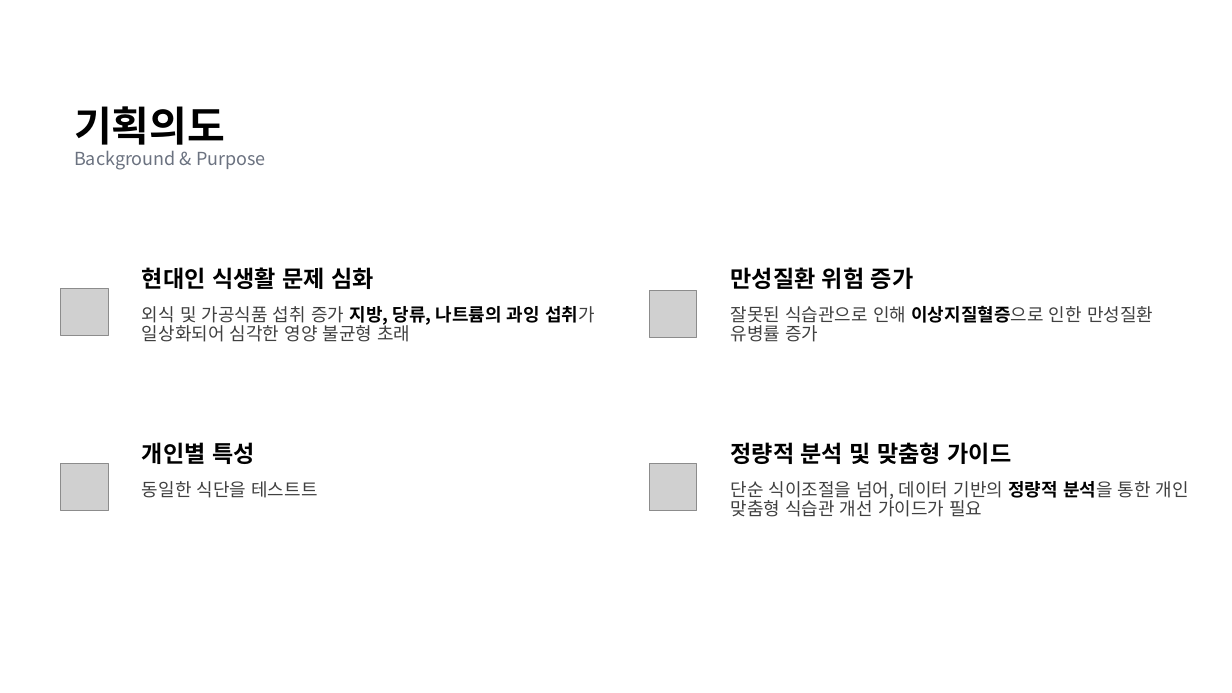
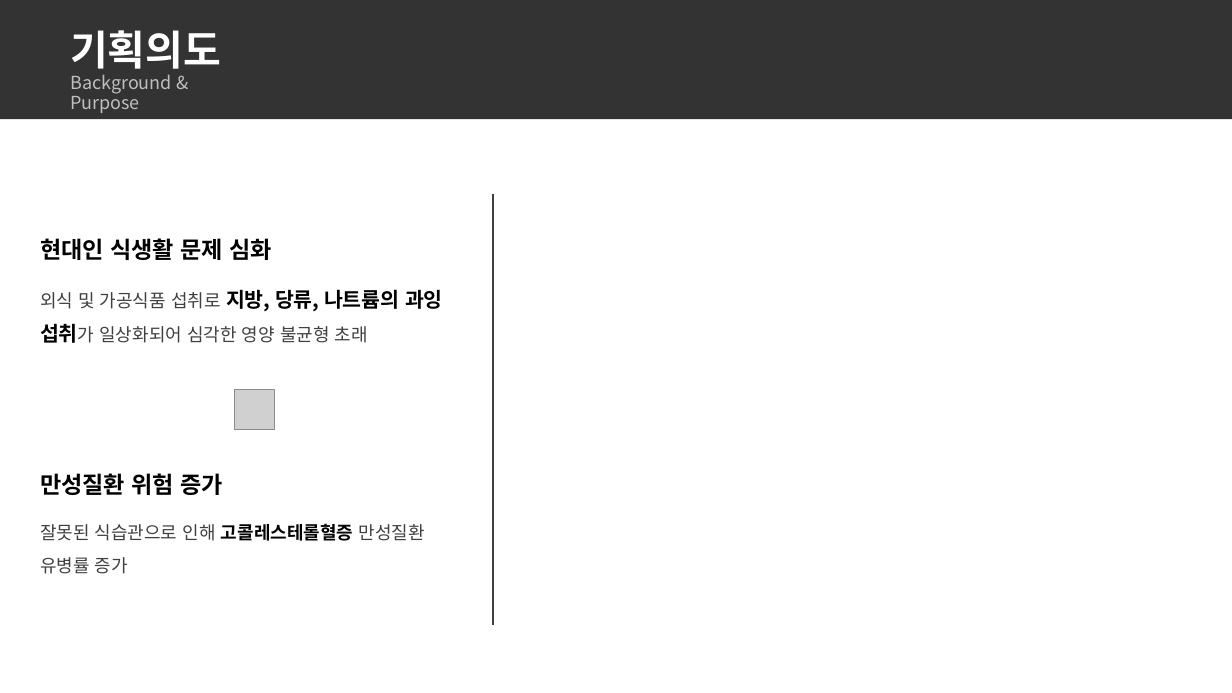
Before and after one commit to dc-inside/LeeSeungChan, a slide deck: slide 2 of 1차 프로젝트/기획서.pptx. Drawn at 1232x693 pixels with LibreOffice and Linux fonts; fonts in the diff are those of the drawing; grey boxes stand for pictures. Boxes give left, top, right and bottom in pixels: in the first picture for what was removed or moved away, otherwise in the second. Text is boxed around its words. In the diff, an @@ line names an element or a change of style, - is before the commit and + after.

```diff
--- a/1차 프로젝트/기획서.pptx
+++ b/1차 프로젝트/기획서.pptx
@@ rectangle added at (x1=0, y1=0, x2=1232, y2=119), fill #000000 at 80% opacity @@
@@ title "기획의도 Background & Purpose" moved from (x1=74, y1=106, x2=266, y2=170) to (x1=70, y1=30, x2=221, y2=113) @@
@@ title "기획의도 Background & Purpose" at (x1=70, y1=30, x2=221, y2=113): text colour #000000 to #FFFFFF in "기획의도"; text colour #6B7280 to #BFBFBF in "Background & Purpose" @@
@@ line added from (493, 193) to (493, 626), #404040 1.5 pt @@
@@ text "현대인 식생활 문제 심화" moved from (x1=142, y1=267, x2=595, y2=342) to (x1=40, y1=238, x2=443, y2=343) @@
@@ text at (x1=40, y1=289, x2=443, y2=343): text changed @@
-외식 및 가공식품 섭취 증가 지방, 당류, 나트륨의 과잉 섭취가 일상화되어 심각한 영양 불균형 초래
+외식 및 가공식품 섭취로 지방, 당류, 나트륨의 과잉 섭취가 일상화되어 심각한 영양 불균형 초래
@@ picture removed at (x1=61, y1=288, x2=108, y2=335) @@
@@ picture removed at (x1=650, y1=290, x2=697, y2=337) @@
@@ picture added at (x1=235, y1=390, x2=274, y2=430) @@
@@ text removed at (x1=142, y1=442, x2=317, y2=498) @@
-개인별 특성
-동일한 식단을 테스트트
@@ text removed at (x1=730, y1=442, x2=1189, y2=517) @@
-정량적 분석 및 맞춤형 가이드
-단순 식이조절을 넘어, 데이터 기반의 정량적 분석을 통한 개인 맞춤형 식습관 개선 가이드가 필요
@@ text "만성질환 위험 증가" moved from (x1=730, y1=267, x2=1153, y2=342) to (x1=40, y1=473, x2=425, y2=574) @@
@@ picture removed at (x1=61, y1=464, x2=108, y2=511) @@
@@ picture removed at (x1=650, y1=464, x2=697, y2=511) @@
@@ text at (x1=40, y1=523, x2=425, y2=574): text changed @@
-잘못된 식습관으로 인해 이상지질혈증으로 인한 만성질환 유병률 증가
+잘못된 식습관으로 인해 고콜레스테롤혈증 만성질환 유병률 증가
```
Also in this commit, not shown: 2 other slides changed, 7 slides added, 4 slides removed.
